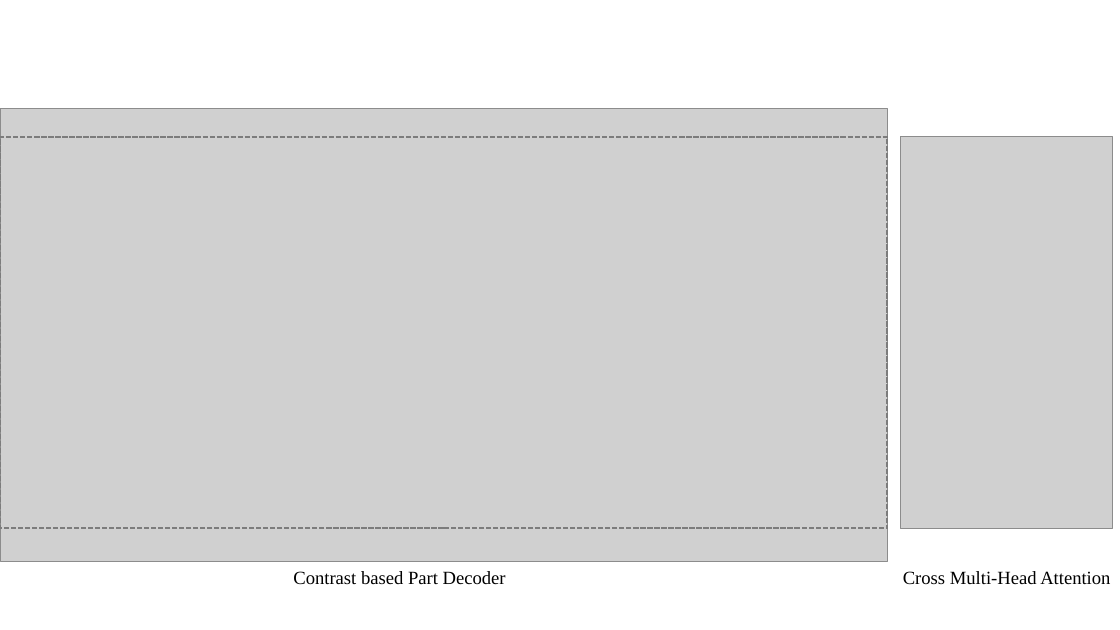
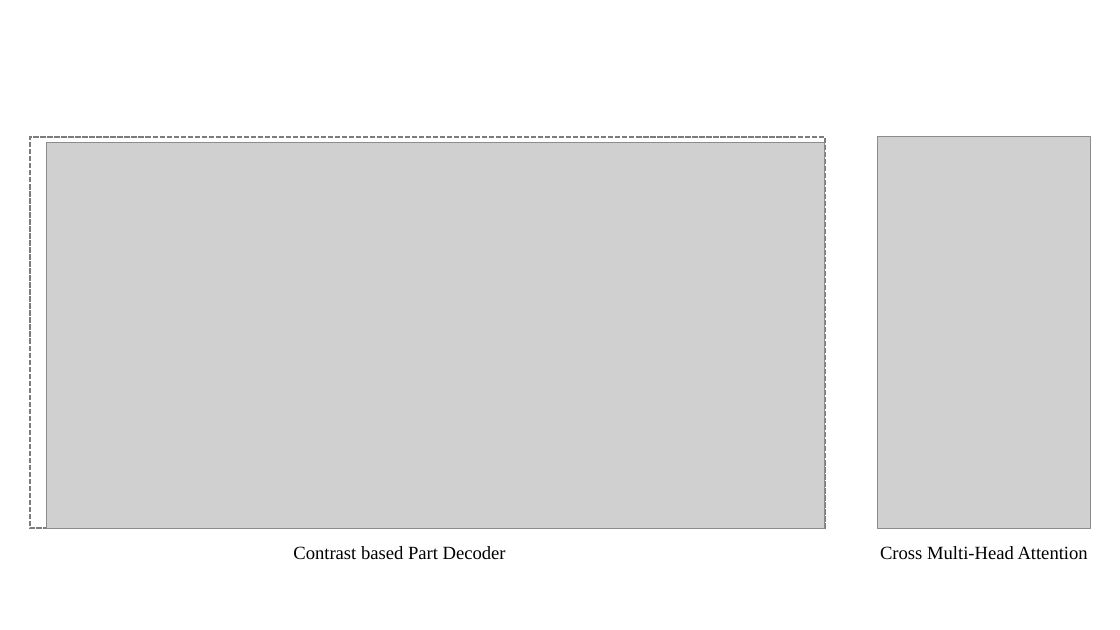
Before and after one commit to MirrichWangD/MUST, a slide deck: slide 13 of 畢業論文/初稿/Figure.pptx (slide 10 before the commit). Drawn at 1120x630 pixels with LibreOffice and Linux fonts; fonts in the diff are those of the drawing; grey boxes stand for pictures. Boxes give left, top, right and bottom in pixels: in the first picture for what was removed or moved away, otherwise in the second. Text is boxed around its words. In the diff, an @@ line names an element or a change of style, - is before the commit and + after.

```diff
--- a/畢業論文/初稿/Figure.pptx
+++ b/畢業論文/初稿/Figure.pptx
@@ rectangle: place and size @@
-rectangle at [0,137,887,528]
+rectangle at [30,137,825,528]
@@ picture: place and size @@
-picture at [0,108,887,561]
+picture at [46,143,825,528]
@@ picture: place and size @@
-picture at [901,137,1113,528]
+picture at [878,137,1091,528]
@@ text "Contrast based Part Decoder": place and size @@
-text "Contrast based Part Decoder" at [293,571,506,585]
+text "Contrast based Part Decoder" at [293,546,506,560]
@@ text "Cross Multi-Head Attention": place and size @@
-text "Cross Multi-Head Attention" at [903,571,1110,585]
+text "Cross Multi-Head Attention" at [880,546,1088,560]
```
Also in this commit, not shown: 5 other slides changed, 4 slides added, 1 slide removed, 27 other files.
